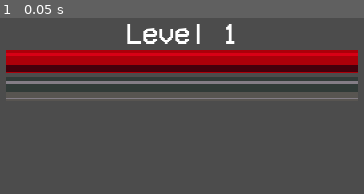
Above: before the commit, frame 1.
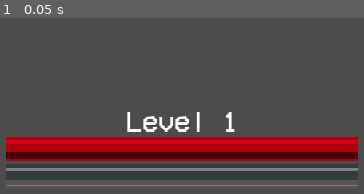
Above: after the commit, the same moment.

Repository: frisk038/RoundedSmash
Game: Godot game, scene res://Components/progress_bars.tscn
The game is run twice, just before and just after one commit, with the same random seed, the same clock (stepped at 60 frames per second) and the same inputs. This scene is started directly instead of the project's main scene.
Inputs:
- Up to frame 1 (0.05 s): no input

The runs differ from the first frame. In frame 1, 46% of the frame differs, in the area x 1-99%, y 3-96%.

Commit message:
first ios build

Diff:
--- a/Components/progress_bars.tscn
+++ b/Components/progress_bars.tscn
@@ -23,7 +23,7 @@
 [node name="VBoxContainer" type="VBoxContainer" parent="."]
 anchor_right = 1.0
 margin_left = 10.0
-margin_top = 14.0
+margin_top = 106.0
 margin_right = -10.0
 margin_bottom = 4.0
 alignment = 1
--- a/Main.tscn
+++ /dev/null
@@ -1,58 +0,0 @@
-[gd_scene load_steps=12 format=2]
-
-[ext_resource path="res://Components/damage_zone.tscn" type="PackedScene" id=1]
-[ext_resource path="res://Components/progress_bars.tscn" type="PackedScene" id=2]
-[ext_resource path="res://Components/control.tscn" type="PackedScene" id=3]
-[ext_resource path="res://Script/ShootingManager.gd" type="Script" id=4]
-[ext_resource path="res://Script/StatsManager.gd" type="Script" id=5]
-[ext_resource path="res://Script/EnemyManager.gd" type="Script" id=6]
-[ext_resource path="res://Main.gd" type="Script" id=7]
-[ext_resource path="res://Components/player.tscn" type="PackedScene" id=8]
-[ext_resource path="res://Script/InputManager.gd" type="Script" id=9]
-[ext_resource path="res://Script/DropManager.gd" type="Script" id=10]
-[ext_resource path="res://Asset/Kenney/Tiles/tile_01.png" type="Texture" id=11]
-
-[node name="Main" type="Node"]
-script = ExtResource( 7 )
-
-[node name="background" type="TextureRect" parent="."]
-anchor_right = 1.0
-anchor_bottom = 1.0
-texture = ExtResource( 11 )
-stretch_mode = 2
-
-[node name="DropManager" type="Node" parent="."]
-script = ExtResource( 10 )
-
-[node name="InputManager" type="Node2D" parent="."]
-script = ExtResource( 9 )
-
-[node name="EnemyManager" type="Node" parent="."]
-script = ExtResource( 6 )
-
-[node name="Timer" type="Timer" parent="EnemyManager"]
-wait_time = 5.0
-autostart = true
-
-[node name="ShootingManager" type="Node" parent="."]
-script = ExtResource( 4 )
-
-[node name="StatsManager" type="Node" parent="."]
-script = ExtResource( 5 )
-
-[node name="damage_zone" parent="." instance=ExtResource( 1 )]
-position = Vector2( 217, 386 )
-
-[node name="player" parent="." instance=ExtResource( 8 )]
-position = Vector2( 217, 386 )
-collision_layer = 2
-collision_mask = 2
-
-[node name="hud" parent="." instance=ExtResource( 2 )]
-
-[node name="control" parent="." instance=ExtResource( 3 )]
-
-[connection signal="timeout" from="EnemyManager/Timer" to="EnemyManager" method="_on_Timer_timeout"]
-[connection signal="new_level" from="StatsManager" to="EnemyManager" method="_on_StatsManager_new_level"]
-[connection signal="area_entered" from="damage_zone" to="StatsManager" method="_on_damage_zone_area_entered"]
-[connection signal="damage_given" from="damage_zone" to="StatsManager" method="_on_damage_zone_damage_given"]
--- /dev/null
+++ b/Scene/Main.tscn
@@ -0,0 +1,58 @@
+[gd_scene load_steps=12 format=2]
+
+[ext_resource path="res://Script/Main.gd" type="Script" id=1]
+[ext_resource path="res://Asset/Kenney/Tiles/tile_01.png" type="Texture" id=2]
+[ext_resource path="res://Components/progress_bars.tscn" type="PackedScene" id=3]
+[ext_resource path="res://Components/control.tscn" type="PackedScene" id=4]
+[ext_resource path="res://Script/DropManager.gd" type="Script" id=5]
+[ext_resource path="res://Components/player.tscn" type="PackedScene" id=6]
+[ext_resource path="res://Script/InputManager.gd" type="Script" id=7]
+[ext_resource path="res://Components/damage_zone.tscn" type="PackedScene" id=8]
+[ext_resource path="res://Script/StatsManager.gd" type="Script" id=9]
+[ext_resource path="res://Script/ShootingManager.gd" type="Script" id=10]
+[ext_resource path="res://Script/EnemyManager.gd" type="Script" id=11]
+
+[node name="Main" type="Node"]
+script = ExtResource( 1 )
+
+[node name="background" type="TextureRect" parent="."]
+anchor_right = 1.0
+anchor_bottom = 1.0
+texture = ExtResource( 2 )
+stretch_mode = 2
+
+[node name="DropManager" type="Node" parent="."]
+script = ExtResource( 5 )
+
+[node name="InputManager" type="Node2D" parent="."]
+script = ExtResource( 7 )
+
+[node name="EnemyManager" type="Node" parent="."]
+script = ExtResource( 11 )
+
+[node name="Timer" type="Timer" parent="EnemyManager"]
+wait_time = 5.0
+autostart = true
+
+[node name="ShootingManager" type="Node" parent="."]
+script = ExtResource( 10 )
+
+[node name="StatsManager" type="Node" parent="."]
+script = ExtResource( 9 )
+
+[node name="damage_zone" parent="." instance=ExtResource( 8 )]
+position = Vector2( 217, 386 )
+
+[node name="player" parent="." instance=ExtResource( 6 )]
+position = Vector2( 217, 386 )
+collision_layer = 2
+collision_mask = 2
+
+[node name="hud" parent="." instance=ExtResource( 3 )]
+
+[node name="control" parent="." instance=ExtResource( 4 )]
+
+[connection signal="timeout" from="EnemyManager/Timer" to="EnemyManager" method="_on_Timer_timeout"]
+[connection signal="new_level" from="StatsManager" to="EnemyManager" method="_on_StatsManager_new_level"]
+[connection signal="area_entered" from="damage_zone" to="StatsManager" method="_on_damage_zone_area_entered"]
+[connection signal="damage_given" from="damage_zone" to="StatsManager" method="_on_damage_zone_damage_given"]
--- a/Script/main_screen.gd
+++ b/Script/main_screen.gd
@@ -4,8 +4,7 @@
 func _ready():
 	pass
 
-
 func _on_TextureButton_pressed():
-	var err = get_tree().change_scene("res://main.tscn")
+	var err = get_tree().change_scene("res://Scene/Main.tscn")
 	if err != OK :
 		print("cant load game scene")
Binary file added: Asset/iOS.xcassets/iTunesArtwork@2x.png
Not shown, added: Asset/iOS.xcassets/iTunesArtwork@2x.png.import
Renamed: Main.gd -> Script/Main.gd
